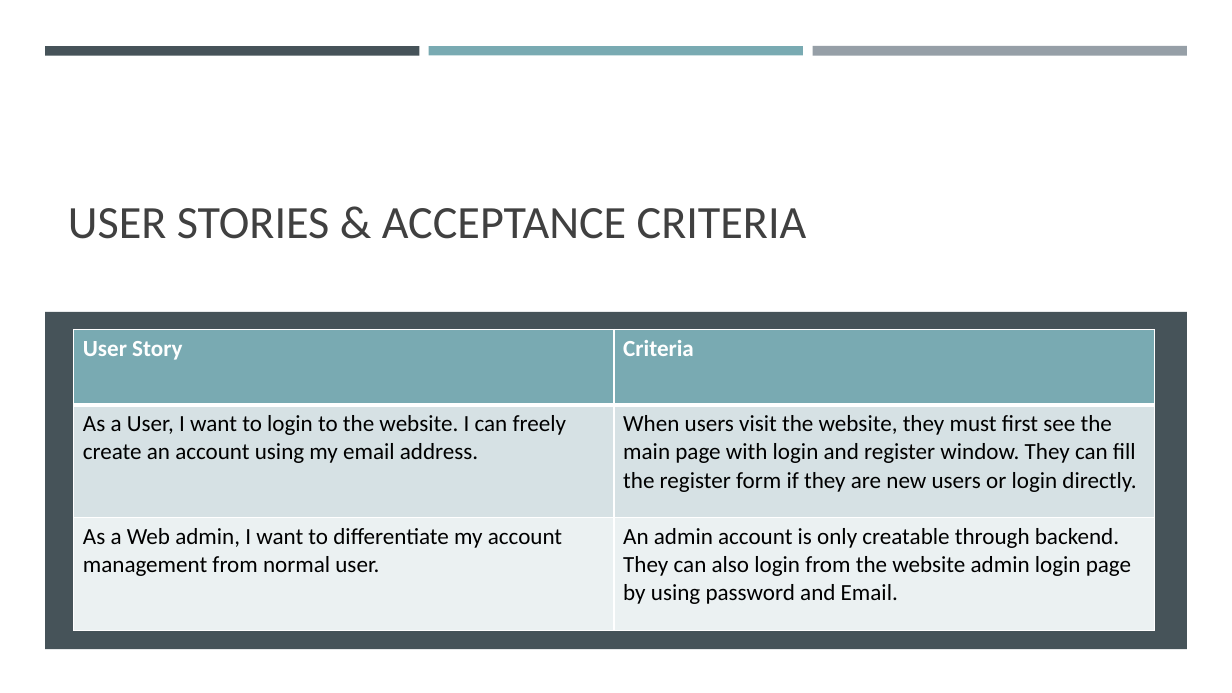
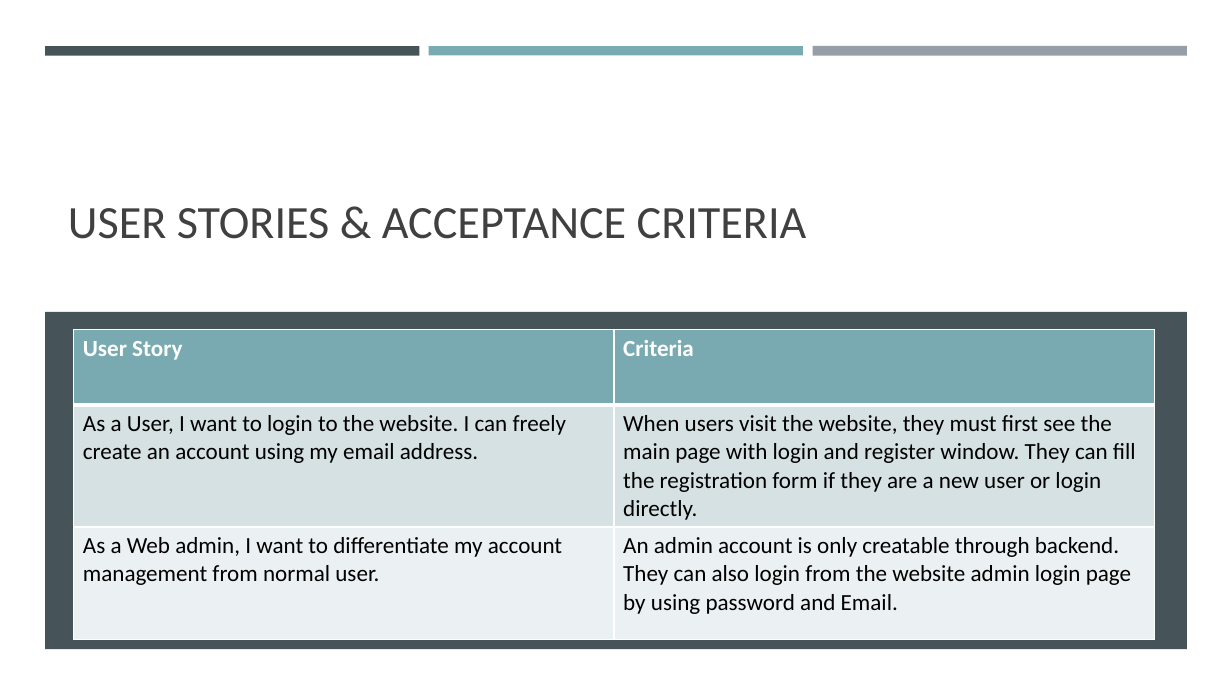
Before and after one commit to Xu12345-sophie/CS691TeamDice, a slide deck: slide 6 of Deliverable2/PC builder web application.pptx. Drawn at 1232x693 pixels with LibreOffice and Linux fonts; fonts in the diff are those of the drawing. Boxes give left, top, right and bottom in pixels: in the first picture for what was removed or moved away, otherwise in the second. Text is boxed around its words. In the diff, an @@ line names an element or a change of style, - is before the commit and + after.

```diff
--- a/Deliverable2/PC builder web application.pptx
+++ b/Deliverable2/PC builder web application.pptx
@@ table at <box>74,330,1155,639</box> @@
-row 2, column 2: When users visit the website, they must first see the main page with login and register window. They can fill the register form if they are new users or login directly.
+row 2, column 2: When users visit the website, they must first see the main page with login and register window. They can fill the registration form if they are a new user or login directly.
```
Also in this commit, not shown: 4 other slides changed.
